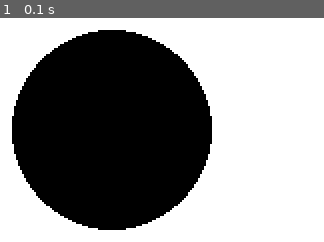
Above: before the commit, frame 1.
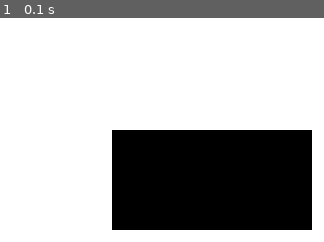
Above: after the commit, the same moment.

Repository: Genius1512/peapy_old
Game: pygame game, started from sandbox/main.py
Two runs of this game, one before a commit and one after it. Both use one fixed random seed, a clock stepped at 60 frames per second and the inputs below.
Inputs:
- Up to frame 1 (0.1 s): no input

The runs differ from the first frame. In frame 1, 49% of the frame differs, in the area x 3-97%, y 5-95%.

Commit message:
Added enemy sprites and image rotation

Diff:
--- a/examples/space_fighter/enemy.py
+++ b/examples/space_fighter/enemy.py
@@ -6,6 +6,7 @@
 class Enemy(peapy.Object):
     def __init__(self, name: str):
         super().__init__(name)
+        self.size = None
 
     def init(self, game: peapy.PeaPy) -> peapy.PeaPy:
         self.peapy = game
@@ -19,10 +20,15 @@
                 self.size + 2,
                 self.size,
                 self.size,
+                180
             )
         )
         self.add_component(
-            peapy.Renderer(peapy.textures.Rectangle(), peapy.colors.Red())
+            peapy.Renderer(peapy.textures.Image(
+                "assets\\images\\enemy.png",
+                -2,
+                -2
+            ), peapy.colors.Red())
         )
         self.add_component(peapy.Collider(peapy.textures.Rectangle()))
 
--- a/examples/space_fighter/main.py
+++ b/examples/space_fighter/main.py
@@ -11,7 +11,7 @@
 
     game = peapy.PeaPy(config=config)
 
-    game.add_object(player.player("Player"))
+    game.add_object(player.Player("Player"))
     game.add_object(enemy.Enemy("Enemy"))
 
     game.add_object(
--- a/examples/space_fighter/player.py
+++ b/examples/space_fighter/player.py
@@ -2,9 +2,11 @@
 import keyboard
 
 
-class player(peapy.Object):
+class Player(peapy.Object):
     def __init__(self, name: str):
         super().__init__(name)
+        self.vel = None
+        self.size = None
 
     def init(self, game: peapy.PeaPy) -> peapy.PeaPy:
         self.peapy = game
@@ -20,7 +22,11 @@
             self.size
         ))
         self.add_component(peapy.Renderer(
-            peapy.textures.Rectangle(),
+            peapy.textures.Image(
+                "assets\\images\\player.png",
+                -2,
+                -2
+            ),
             peapy.colors.Black()
         ))
         self.add_component(peapy.Collider(peapy.textures.Rectangle()))
@@ -33,7 +39,8 @@
         # Update object
         if keyboard.is_pressed('a') and not self["Transform"].x <= 0:
             self["Transform"].x -= game.delta_time * self.vel
-        if keyboard.is_pressed('d') and not self["Transform"].x + self["Transform"].width >= self.peapy.config.window.width:
+        if keyboard.is_pressed('d') and not self["Transform"].x + self["Transform"].width >= \
+                self.peapy.config.window.width:
             self["Transform"].x += game.delta_time * self.vel
 
         return self.peapy
--- a/peapy/textures.py
+++ b/peapy/textures.py
@@ -80,6 +80,7 @@
             height = self.height
 
         image = pygame.transform.scale(self.image, (width, height))
+        image = pygame.transform.rotate(image, game.get_object(obj_name)["Transform"].rotation)
         try:
             game.screen.blit(
                 image, (game[obj_name]["Transform"].x, game[obj_name]["Transform"].y)
--- a/sandbox/main.py
+++ b/sandbox/main.py
@@ -3,12 +3,16 @@
 
 def main():
     game = peapy.PeaPy()
-    game.add_object(peapy.Circle(
-        "Circle",
+    game.add_object(peapy.Object("player"))
+    game["player"].add_component(peapy.Transform(
         100,
         100,
         100,
-        50
+        50,
+        45
+    ))
+    game["player"].add_component(peapy.Renderer(
+        peapy.textures.Rectangle()
     ))
 
     while game.update():
--- a/setup.py
+++ b/setup.py
@@ -3,9 +3,9 @@
 
 setuptools.setup(
     name="peapy",
-    version="1.1.15",
+    version="1.1.0",
     author="Silvan Schmidt",
     description="A python game engine",
-    install_requires=["pygame==2.1.3.dev2", "keyboard", "mouse", "shapely~=1.8.1.post1"],
+    install_requires=["pygame==2.1.3.dev4", "keyboard", "mouse", "shapely"],
     packages=["peapy"],
 )
